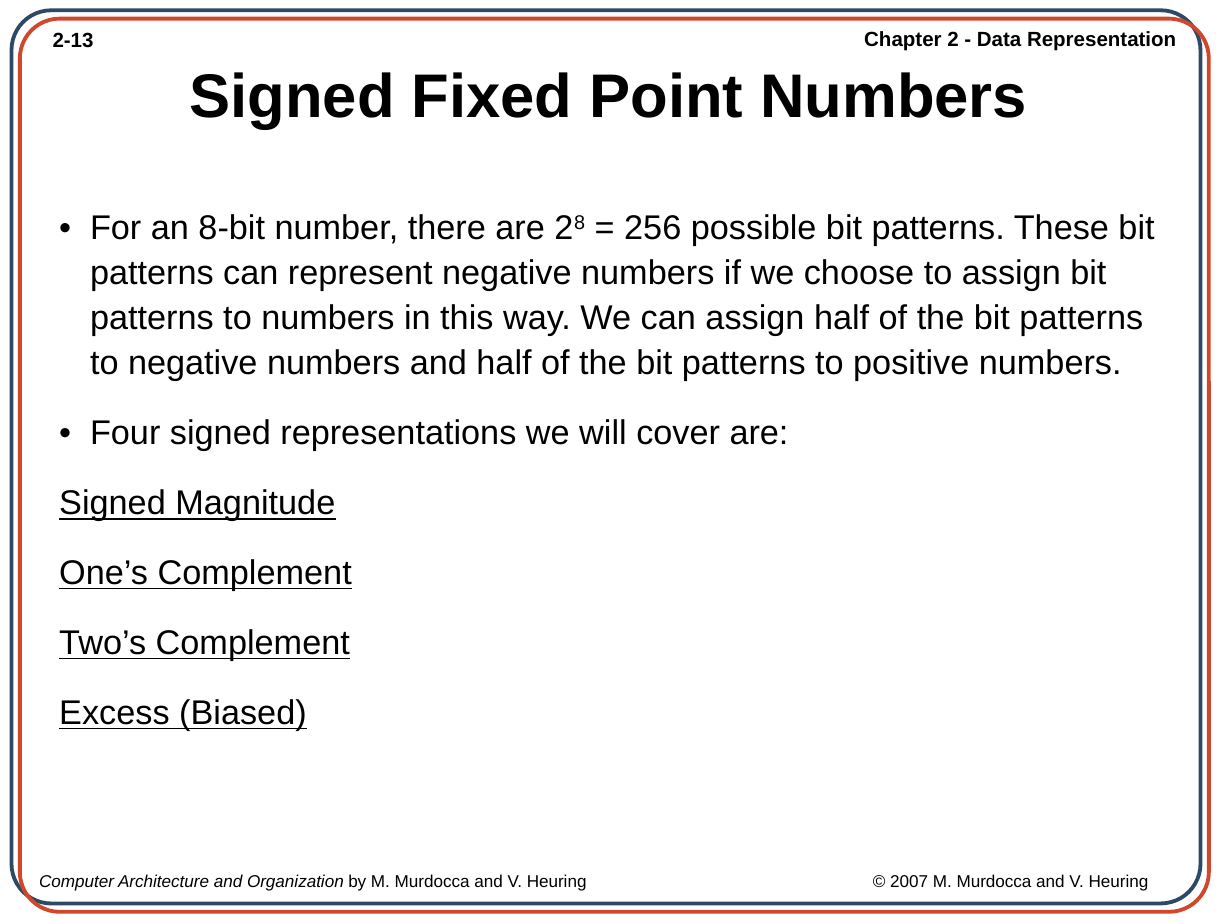
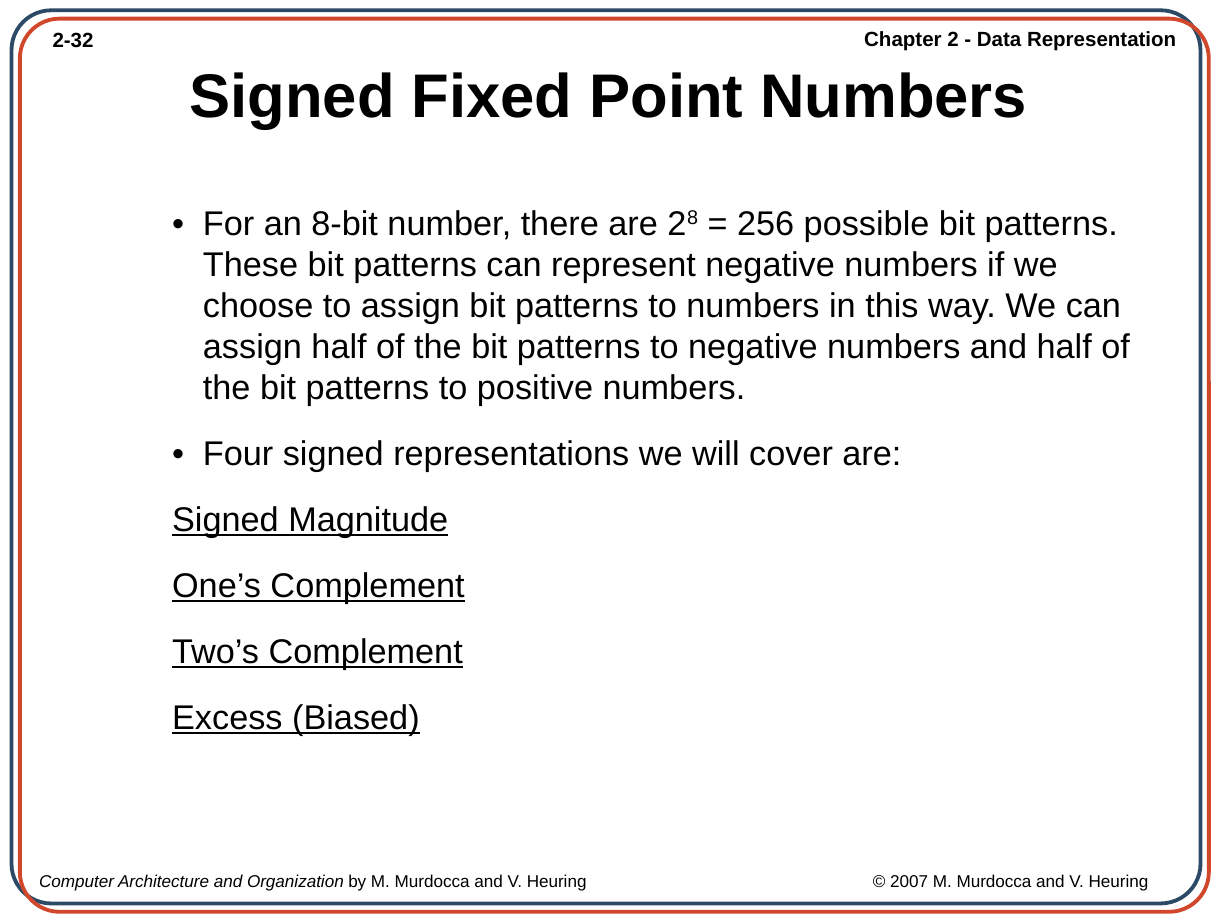
Before and after one commit to AfiqahAzahari-here/computer_organization_arch, a slide deck: slide 32 of SLIDE_NOTA/Ch02_Data Representation.ppt (slide 13 before the commit). Drawn at 1232x924 pixels with LibreOffice and Linux fonts; fonts in the diff are those of the drawing; background and template pictures are left out. Boxes give left, top, right and bottom in pixels: in the first picture for what was removed or moved away, otherwise in the second. Text is boxed around its words. In the diff, an @@ line names an element or a change of style, - is before the commit and + after.

```diff
--- a/SLIDE_NOTA/Ch02_Data Representation.ppt
+++ b/SLIDE_NOTA/Ch02_Data Representation.ppt
@@ page number at [53,32,94,48]: text changed @@
-2-13
+2-32
@@ text "• For an 8-bit number, ...": place and size @@
-text "• For an 8-bit number, ..." at [59,214,1154,731]
+text "• For an 8-bit number, ..." at [172,210,1130,735]
@@ text "• For an 8-bit number, ..." at [172,210,1130,735]: line spacing 1.1 to 1 @@
```
Also in this commit, not shown: 11 other slides changed, 33 slides added, 4 other files.
